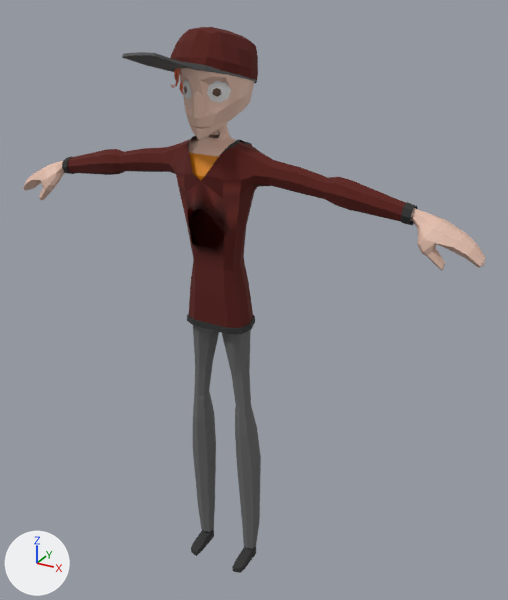
A saved change to the FBX model Assets/Resources/Models/Players/New Models/Jock.fbx.
Both versions are drawn from a 50 mm lens placed at (3.06, -4.86, 5.44), pointed at (0.26, 0.22, 2.9). Lighting does not change. The marker at lower left points along +X, +Y and +Z. Where no turn or scale is listed for an object, it has been applied to the vertices.

The first picture shows 'Body'.
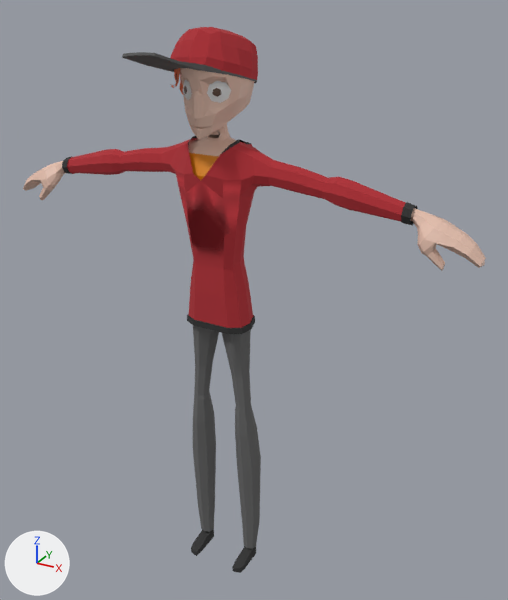
Boxes (x1, y1, x2, y2) around the edits, measured in the pictures (508 x 600 px):
'Body', recoloured, surface changed: (64, 27, 408, 331) in both

The change in detail:
Material 'Primary' (mat_primary) changes colour from dark red #5a1b14 to red #a1262d; in linear values from (0.102, 0.0108, 0.00692) to (0.356, 0.0194, 0.0262).
In material 'Primary' (mat_primary), emission_strength is now set to 1.0.
In material 'Primary' (mat_primary), emission_color is now set to (0.0558, 0.00508, 0.00636), dark red #431013.
